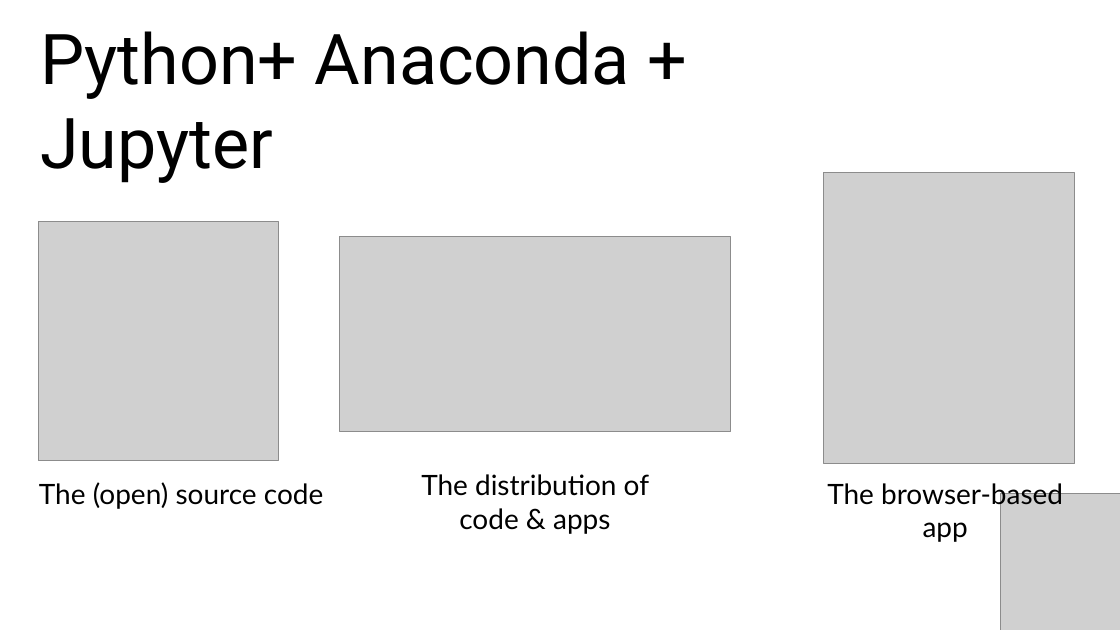
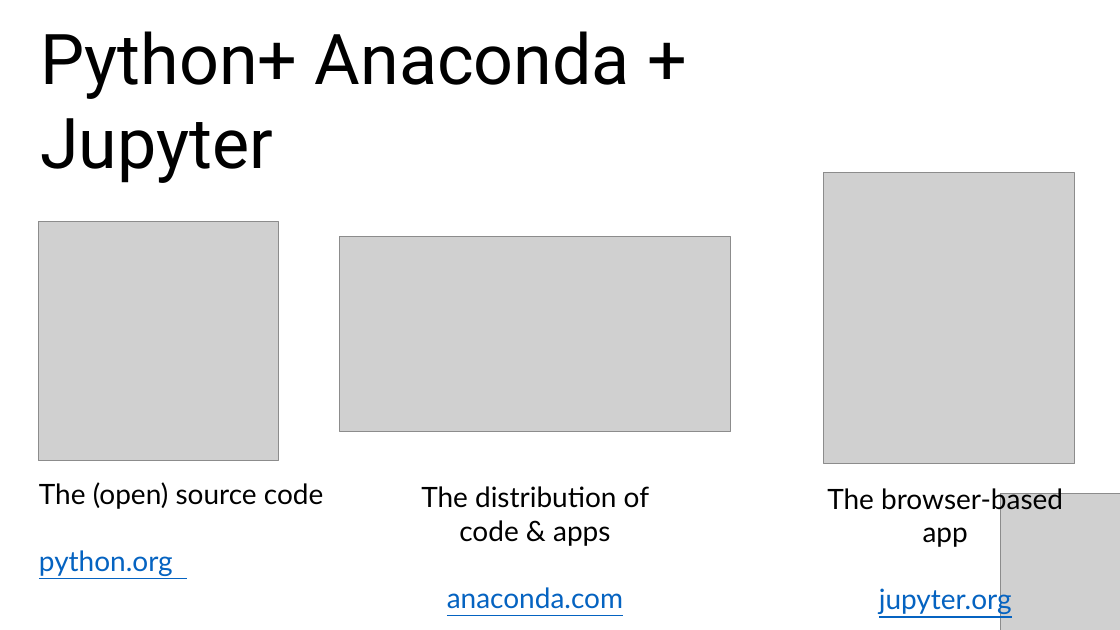
Before and after one commit to stringfestdata/ms-excel-toronto-python, a slide deck: slide 8 of toronto-five-things-excel-python.pptx (slide 6 before the commit). Drawn at 1120x630 pixels with LibreOffice and Linux fonts; fonts in the diff are those of the drawing; grey boxes stand for pictures. Boxes give left, top, right and bottom in pixels: in the first picture for what was removed or moved away, otherwise in the second. Text is boxed around its words. In the diff, an @@ line names an element or a change of style, - is before the commit and + after.

```diff
--- a/toronto-five-things-excel-python.pptx
+++ b/toronto-five-things-excel-python.pptx
@@ text "The distribution of code & ...": place and size @@
-text "The distribution of code & ..." at <box>421,474,649,534</box>
+text "The distribution of code & ..." at <box>421,486,649,609</box>
@@ text at <box>39,550,173,576</box>: paragraph added @@
+python.org
@@ text at <box>447,587,623,609</box>: paragraph added @@
+anaconda.com
@@ text at <box>879,585,1012,615</box>: paragraph added @@
+jupyter.org
```
Also in this commit, not shown: 5 other slides changed, 3 slides added, 7 other files.
